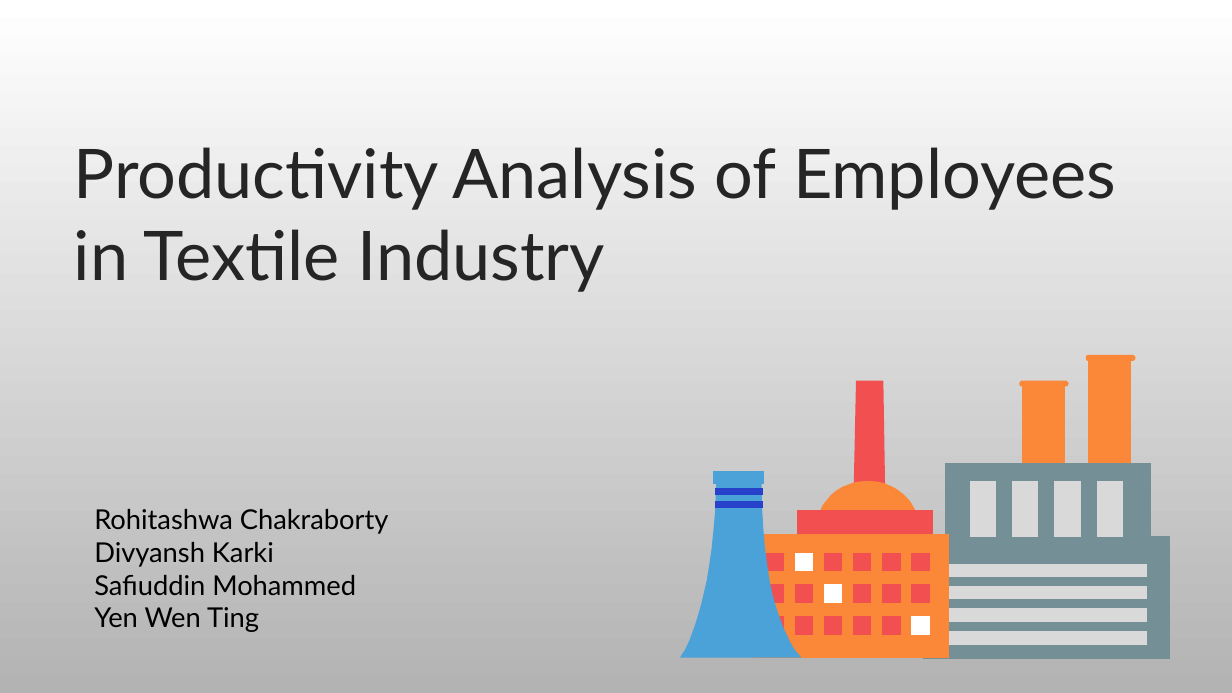
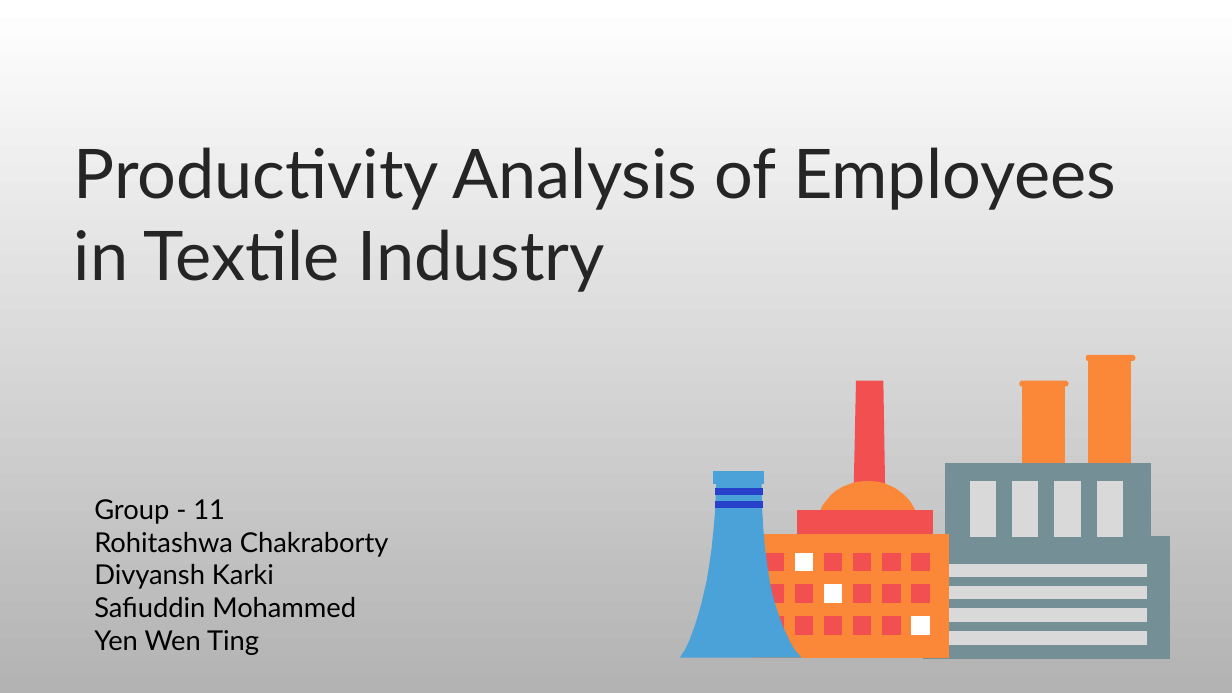
Before and after one commit to rohitashwachaks/MIS-S381N, a slide deck: slide 1 of project/Productivity Analysis of Employees in Textile Industry.pptx. Drawn at 1232x693 pixels with LibreOffice and Linux fonts; fonts in the diff are those of the drawing. Boxes give left, top, right and bottom in pixels: in the first picture for what was removed or moved away, otherwise in the second. Text is boxed around its words. In the diff, an @@ line names an element or a change of style, - is before the commit and + after.

```diff
--- a/project/Productivity Analysis of Employees in Textile Industry.pptx
+++ b/project/Productivity Analysis of Employees in Textile Industry.pptx
@@ text "Group - 11": place and size @@
-text "Group - 11" at [94,509,389,632]
+text "Group - 11" at [94,499,389,655]
@@ text at [94,499,225,524]: paragraph added @@
+Group - 11
```
Also in this commit, not shown: 8 other slides changed, 1 slide added, 1 other file.
